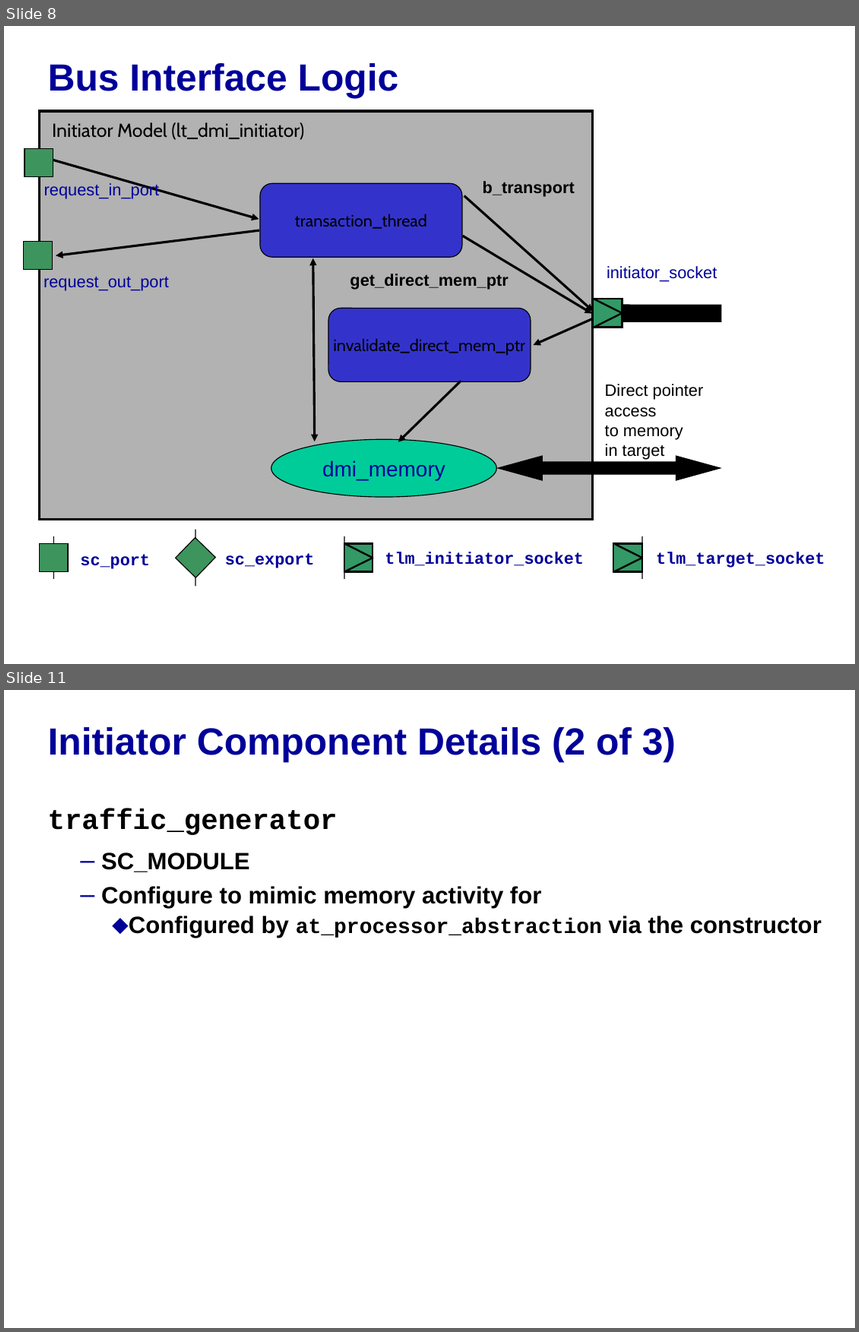
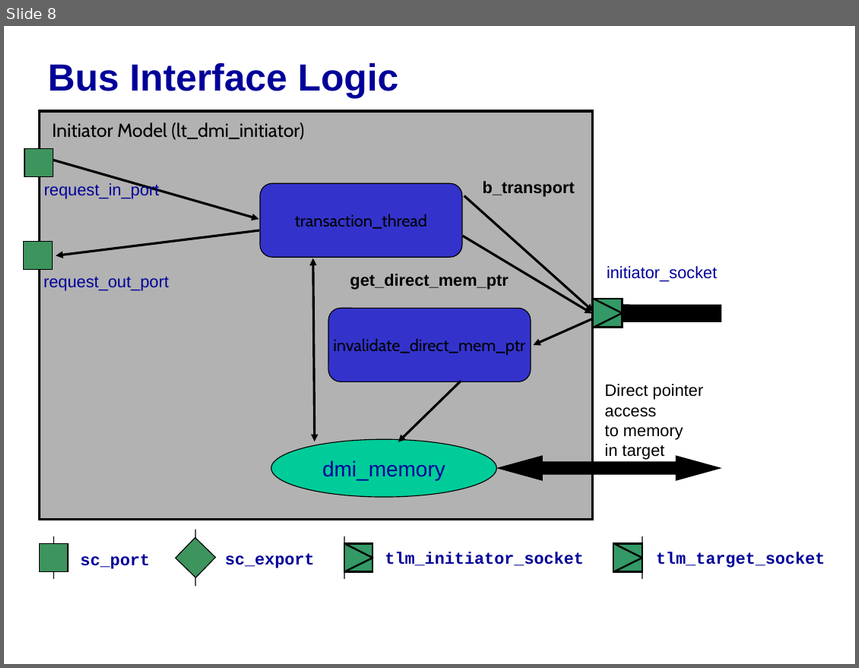
Before and after one commit to accellera-official/systemc, a slide deck: examples/tlm/lt_dmi/docs/lt_dmi_example.ppt. Shown one above the other, each under a label of ours: slides 8 and 11 before the commit, slide 8 after it; the slides between them are not shown. The pictures are 859x1332 and 859x668 pixels, drawn with LibreOffice and Linux fonts; fonts in the diff are those of the drawing; background and template pictures are left out. Boxes give left, top, right and bottom in pixels: in the first picture for what was removed or moved away, otherwise in the second. Text is boxed around its words. In the diff, an @@ line names an element or a change of style, - is before the commit and + after.

```diff
--- a/examples/tlm/lt_dmi/docs/lt_dmi_example.ppt
+++ b/examples/tlm/lt_dmi/docs/lt_dmi_example.ppt
@@ slide 11 removed at (4,690,855,1328), background picture (left out) @@
@@ title removed at (48,727,676,762) @@
-Initiator Component Details (2 of 3)
@@ text removed at (48,809,822,938) @@
-traffic_generator
-  – SC_MODULE
-  – Configure to mimic memory activity for
-    ⬥ Configured by at_processor_abstraction via the constructor
```
Also in this commit, not shown: 6 slides changed, 6 other slides removed.
